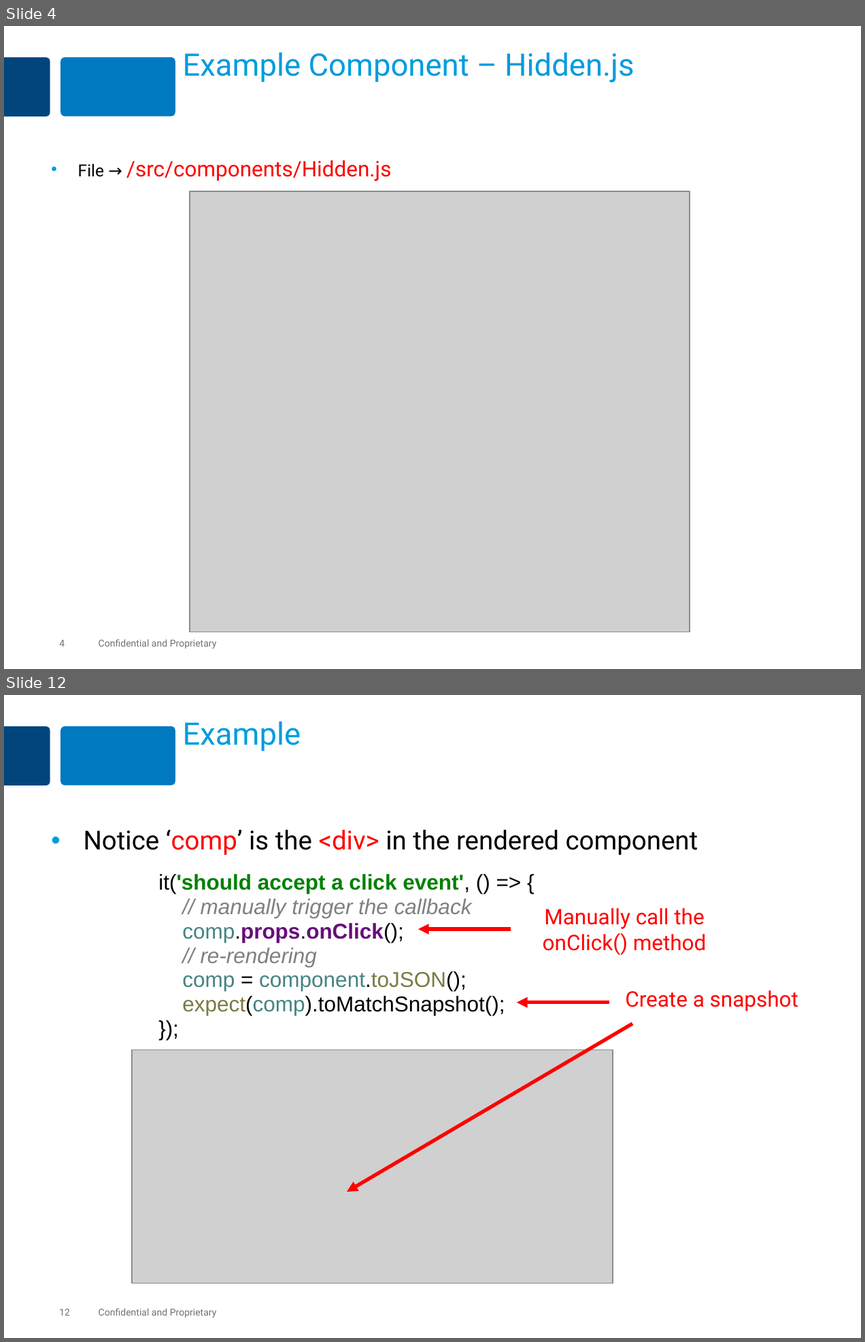
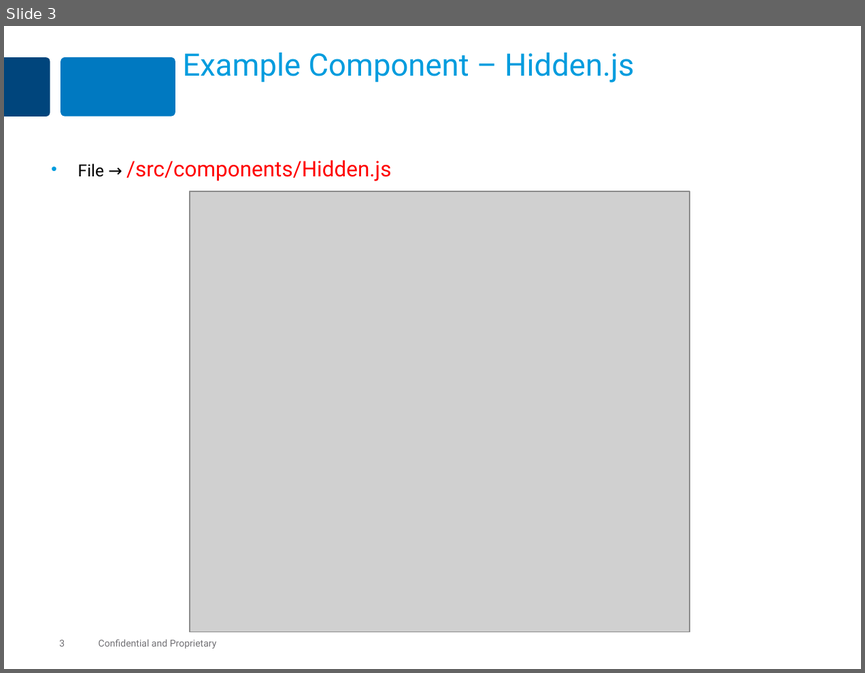
Before and after one commit to MaxMillington/react_practice, a slide deck: lesson-react-60-debugging/react-debugging.pptx. Shown one above the other, each under a label of ours: slides 4 and 12 before the commit, slide 3 after it; the slides between them are not shown. The pictures are 865x1342 and 865x673 pixels, drawn with LibreOffice and Linux fonts; fonts in the diff are those of the drawing; grey boxes stand for pictures. Boxes give left, top, right and bottom in pixels: in the first picture for what was removed or moved away, otherwise in the second. Text is boxed around its words. In the diff, an @@ line names an element or a change of style, - is before the commit and + after.

```diff
--- a/lesson-react-60-debugging/react-debugging.pptx
+++ b/lesson-react-60-debugging/react-debugging.pptx
@@ slide 12 removed at (4,695,861,1338), background #FFFFFF; not listed: 4 template elements that a slide beside it also shows @@
@@ title removed at (183,722,301,751) @@
-Example
@@ text removed at (84,830,698,1015) @@
-• Notice ‘comp’ is the <div> in the rendered component
-        it('should accept a click event', () => {
-        // manually trigger the callback
-        comp.props.onClick();
-        // re-rendering
-        comp = component.toJSON();
-        expect(comp).toMatchSnapshot();
-        });
@@ text removed at (543,908,706,955) @@
-Manually call the onClick() method
@@ arrow removed from (511, 929) to (418, 929) @@
@@ text removed at (625,990,798,1011) @@
-Create a snapshot
@@ arrow removed from (610, 1002) to (516, 1002) @@
@@ arrow removed from (632, 1023) to (347, 1191) @@
@@ picture removed at (132,1050,613,1283) @@
@@ what was slide 4 is now slide 3 @@
@@ page number at (59,639,65,646): text changed @@
-4
+3
```
Also in this commit, not shown: 3 slides changed, 6 slides added, 25 other slides removed, 37 other files.
